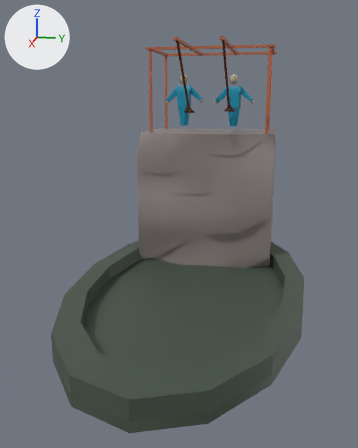
One commit to the FBX model Assets/_OSHACoaster/Models/LeapOfFaith_Animation_01.fbx: the scene before it, then after it.
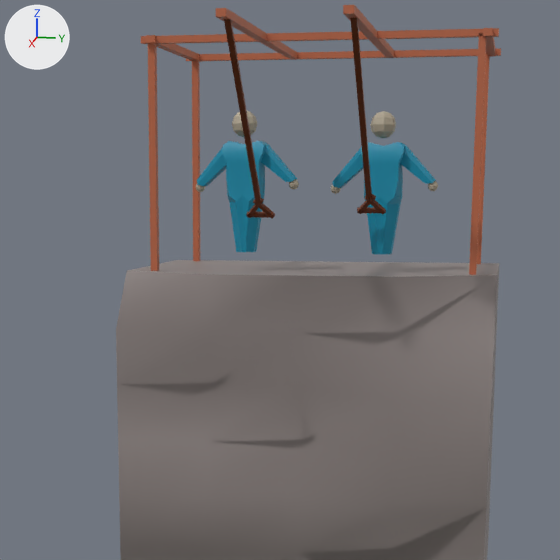
Old and new are each drawn whole from a 50 mm lens placed at (0.1088, 0.0169, 0.0407), pointed at (0.0059, -0.0037, 0.0149) and again close up on the part from 27% to 83% of the width and 8% to 53% of the height. Every picture has the same lights, and +X, +Y and +Z are marked at upper left. Both versions are drawn at frame 47 of the action 'Take 001'; the numbers are the values there.

Names of what the first close-up shows: 'pCube1', 'pCube2', 'pCube4', 'pasted__pCube2', 'pasted__pCube4', 'pasted__pCube5', 'pasted__pCube6', 'pasted__pasted__Guest', 'pasted__pasted__pCube4', 'pasted__pasted__pasted__Guest', 'pasted__pasted__pasted__pCube2', 'pasted__pasted__pasted__pasted__pCube2'.
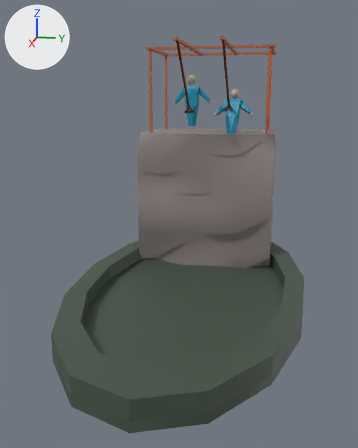
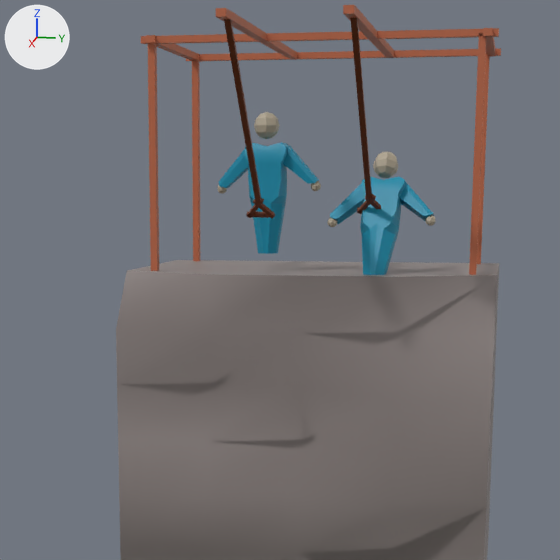
Location of each change, (x1, y1, x2, y2) in pixels of the close-ups (560 x 560 px):
```json
{"object": "pasted__pasted__pasted__Guest", "change": "moved", "before": [196, 111, 299, 252], "after": [217, 112, 321, 254]}
{"object": "pasted__pasted__Guest", "change": "moved, turned", "before": [331, 111, 438, 254], "after": [327, 151, 436, 275]}
```

Scene script edits in JSON lines:
```json
{"op": "set", "path": "ob_pasted__pasted__guest.location", "old": "(-1.291, 4.103, -0.586)", "new": "(-1.141, 3.821, -0.586)"}
{"op": "set", "path": "ob_pasted__pasted__guest.rotation_euler", "old": "(0.0, -1.668, 0.0)", "new": "(0.497, -1.668, 0.0)", "note": "degrees (0, -96, 0) -> degrees (28, -96, 0)"}
{"op": "set", "path": "ob_pasted__pasted__pasted__guest.location", "old": "(-1.194, 4.117, 0.6)", "new": "(-1.253, 4.103, 0.416)"}
```
